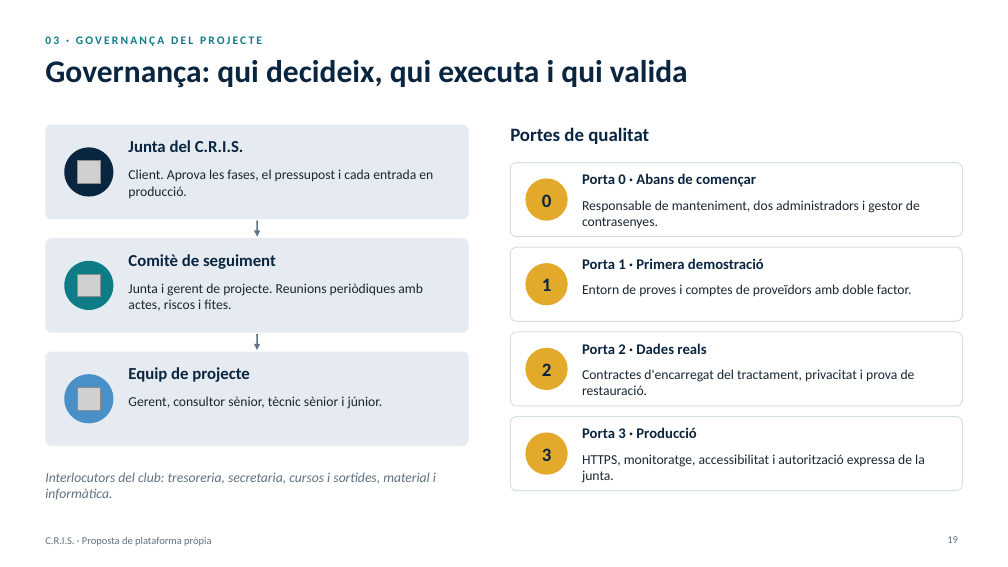
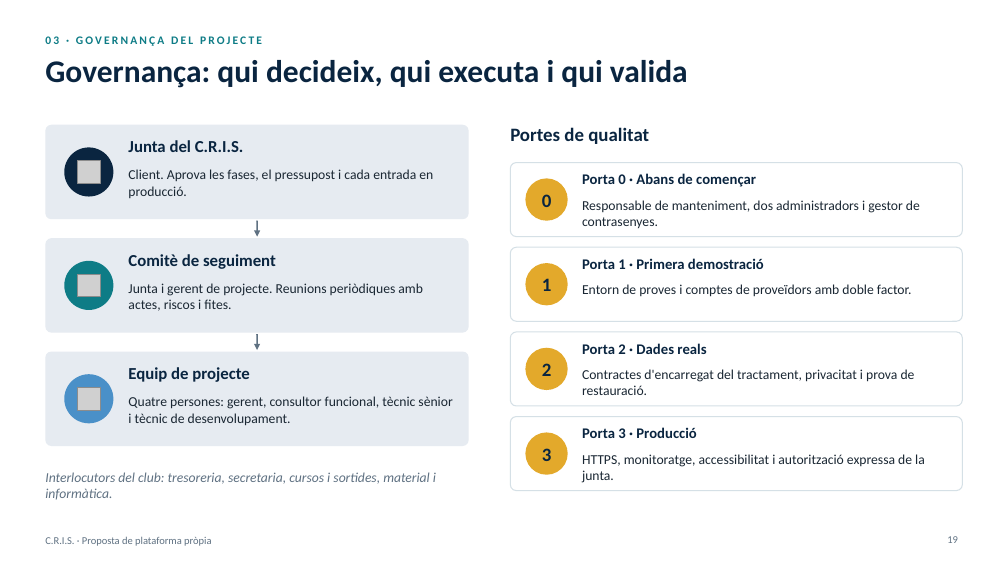
Before and after one commit to gerardtristan/Centre-de-Recuperacio-i-d-Investigacions-Submarines-App-Web, a slide deck: slide 19 of docs/entregues/Proposta-CRIS-plataforma.pptx. Drawn at 1008x567 pixels with LibreOffice and Linux fonts; fonts in the diff are those of the drawing; grey boxes stand for pictures; background and template pictures are left out. Boxes give left, top, right and bottom in pixels: in the first picture for what was removed or moved away, otherwise in the second. Text is boxed around its words. In the diff, an @@ line names an element or a change of style, - is before the commit and + after.

```diff
--- a/docs/entregues/Proposta-CRIS-plataforma.pptx
+++ b/docs/entregues/Proposta-CRIS-plataforma.pptx
@@ text at bbox=[128, 396, 452, 426]: text changed @@
-Gerent, consultor sènior, tècnic sènior i júnior.
+Quatre persones: gerent, consultor funcional, tècnic sènior i tècnic de desenvolupament.
```
Also in this commit, not shown: 6 other slides changed, 1 slide added, 2 slides removed, 1 other file.
